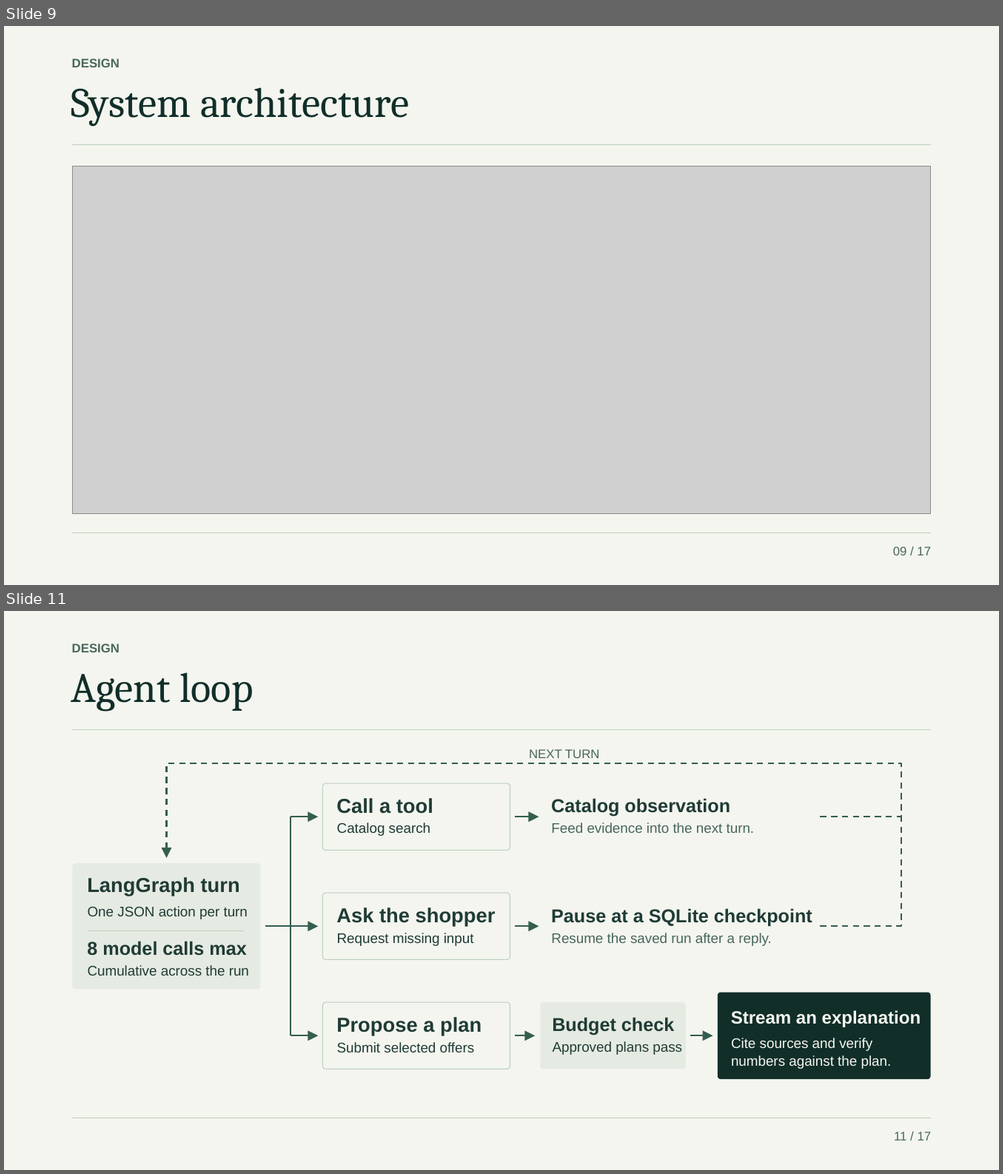
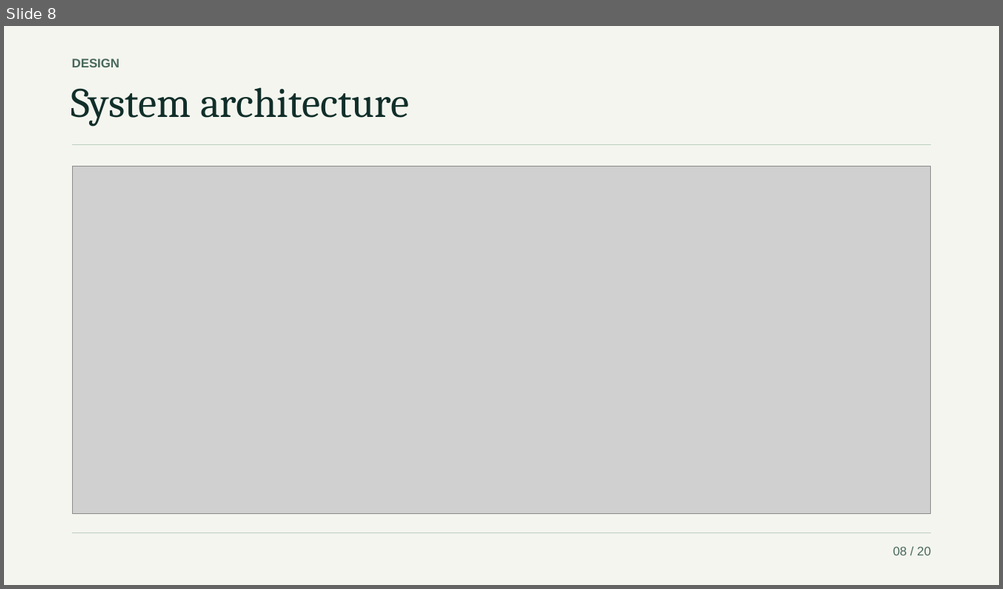
Before and after one commit to atlasmarkz/tacc-agentforge, a slide deck: output/presentation/agentforge_v4.pptx. Shown one above the other, each under a label of ours: slides 9 and 11 before the commit, slide 8 after it; the slides between them are not shown. The pictures are 1003x1174 and 1003x589 pixels, drawn with LibreOffice and Linux fonts; fonts in the diff are those of the drawing; grey boxes stand for pictures. Boxes give left, top, right and bottom in pixels: in the first picture for what was removed or moved away, otherwise in the second. Text is boxed around its words. In the diff, an @@ line names an element or a change of style, - is before the commit and + after.

Commit message:
docs: update AgentForge presentation and PDF

```diff
--- a/output/presentation/agentforge_v4.pptx
+++ b/output/presentation/agentforge_v4.pptx
@@ slide 11 removed at <box>4,611,999,1170</box>, background #F4F5EF @@
@@ text removed at <box>72,644,119,652</box> @@
-DESIGN
@@ text removed at <box>71,672,253,712</box> @@
-Agent loop
@@ freeform shape removed at <box>73,729,930,730</box> @@
@@ group removed at <box>73,749,930,1079</box>: 19 texts, 7 arrows, 6 rounded rectangles, 4 freeform shapes @@
-LangGraph turn
-One JSON action per turn
-8 model calls max
-Cumulative across the run
-Call a tool
-Ask the shopper
-Propose a plan
-Catalog search
-Request missing input
-Submit selected offers
-Catalog observation
-Pause at a SQLite checkpoint
-Feed evidence into the next turn.
-Resume the saved run after a reply.
-NEXT TURN
-Budget check
-Approved plans pass
-Stream an explanation
-Cite sources and verify
-numbers against the plan.
@@ freeform shape removed at <box>73,1119,930,1119</box> @@
@@ text removed at <box>893,1132,931,1141</box> @@
-11 / 17
@@ what was slide 9 is now slide 8 @@
@@ slide 8 changed as well @@
@@ text at <box>893,547,930,556</box>: text changed @@
-09 / 17
+08 / 20
```
Also in this commit, not shown: 9 other slides changed, 10 slides added, 9 other slides removed, 1 other file.
